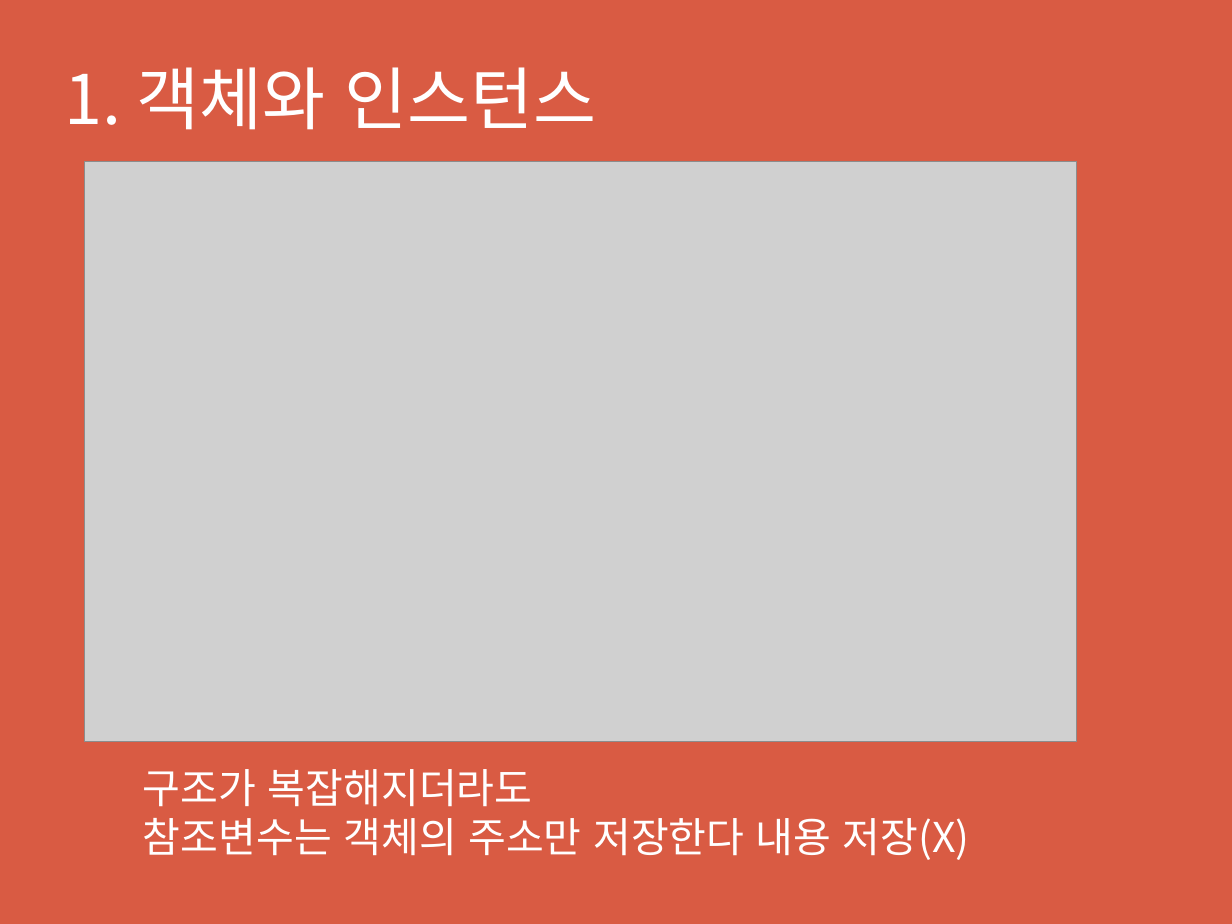
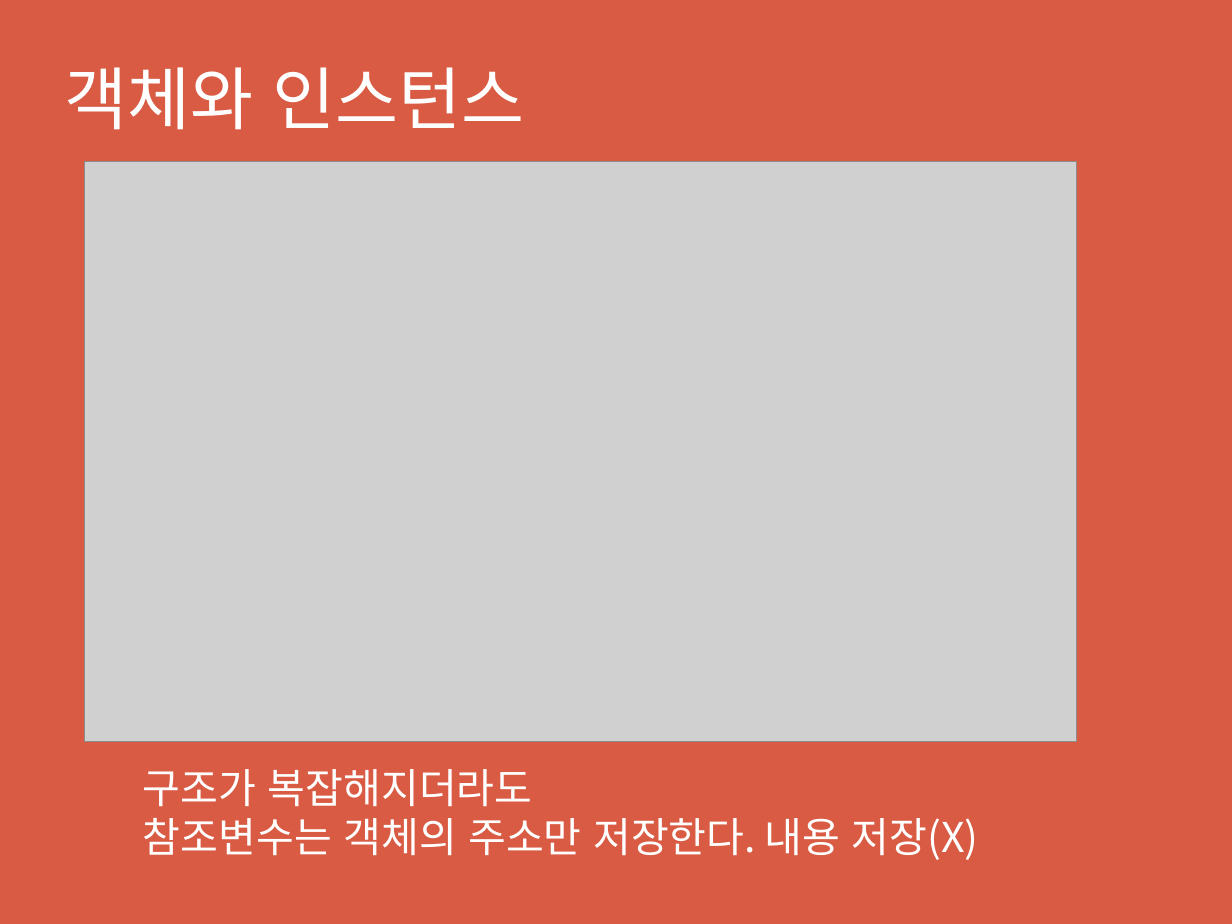
Before and after one commit to appleater7/osf-studygroup, a slide deck: slide 4 of src/study/mar05/yj/[스터디1]객체지향 프로그래밍.pptx. Drawn at 1232x924 pixels with LibreOffice and Linux fonts; fonts in the diff are those of the drawing; grey boxes stand for pictures. Boxes give left, top, right and bottom in pixels: in the first picture for what was removed or moved away, otherwise in the second. Text is boxed around its words. In the diff, an @@ line names an element or a change of style, - is before the commit and + after.

```diff
--- a/src/study/mar05/yj/[스터디1]객체지향 프로그래밍.pptx
+++ b/src/study/mar05/yj/[스터디1]객체지향 프로그래밍.pptx
@@ text at box(65, 67, 524, 130): text changed @@
-1. 객체와 인스턴스
+객체와 인스턴스
@@ text at box(143, 818, 979, 860): text changed @@
-참조변수는 객체의 주소만 저장한다 내용 저장(X)
+참조변수는 객체의 주소만 저장한다. 내용 저장(X)
```
Also in this commit, not shown: 2 other slides changed, 1 slide added, 2 slides removed, 6 other files.
